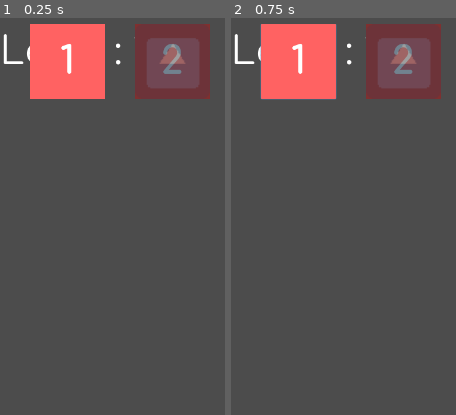
Above: before the commit, frames 1-2 (left to right).
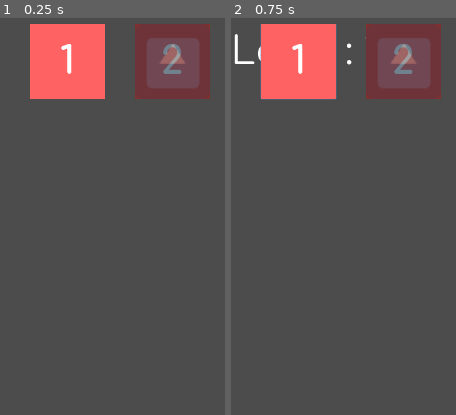
Above: after the commit, the same moments.

Repository: Clement-R/ludum_dare_49
Game: Godot game, scene res://Scenes/Game.tscn
Two runs of this game, one before a commit and one after it. Both use one fixed random seed, a clock stepped at 60 frames per second and the inputs below. The engine's default icon, where the game draws it, is replaced by a stand-in: a white triangle on a blue panel in a dark square.
Inputs (mouse positions are % of the whole screen's width and height, from its top left):
- Up to frame 1 (0.25 s): no input
- Up to frame 2 (0.75 s): click (15, 5) at 0.52 s
The pictures show only the part of the screen within x 0-50%, y 0-50%; the shares and areas given below are measured in that part.

The runs differ from the first frame. In frame 1, 0.3% of the frame differs, in the area x 1-60%, y 4-12%; in frame 2, nothing differs.

Commit message:
_ hide level label when not launched

Diff:
--- a/Actors/UI/UI.tscn
+++ b/Actors/UI/UI.tscn
@@ -114,14 +114,16 @@
 "_edit_use_anchors_": false
 }
 
-[node name="Levelndex" type="Label" parent="."]
+[node name="Levelndex" type="Label" parent="Level"]
 margin_left = 222.0
-margin_top = 30.2449
 margin_right = 422.0
-margin_bottom = 102.245
+margin_bottom = 72.0
 theme = ExtResource( 3 )
 custom_fonts/font = ExtResource( 4 )
 text = "100"
+__meta__ = {
+"_edit_use_anchors_": false
+}
 
 [connection signal="pressed" from="Victory/NextLevel" to="." method="_on_NextLevel_pressed"]
 [connection signal="pressed" from="Lose/Retry" to="." method="_on_Retry_pressed"]
--- a/Scripts/UI.gd
+++ b/Scripts/UI.gd
@@ -7,6 +7,7 @@
 
 var _next_level_button
 var _retry_button
+var _level_label
 var _level_index
 
 func _ready() -> void:
@@ -16,13 +17,16 @@
 	Events.connect("lose", self, "_on_lose")
 	Events.connect("load_level", self, "_on_load_level")
 
-	_level_index = $Levelndex
+	_level_label = $Level
+	_level_index = $Level/Levelndex
 	_texture_progress = $TapCooldown
 	_victory = $Victory
 	_lose = $Lose
 	_victory.visible = false
 	_lose.visible = false
 	_on_tap_cooldown_end()
+
+	_level_label.visible = false
 
 func _on_tap_cooldown(progress: float) -> void:
 	_texture_progress.value = progress * 100
@@ -45,4 +49,5 @@
 	_lose.visible = false
 
 func _on_load_level(level_index: int) -> void:
+	_level_label.visible = true
 	_level_index.text = str(level_index + 1)
